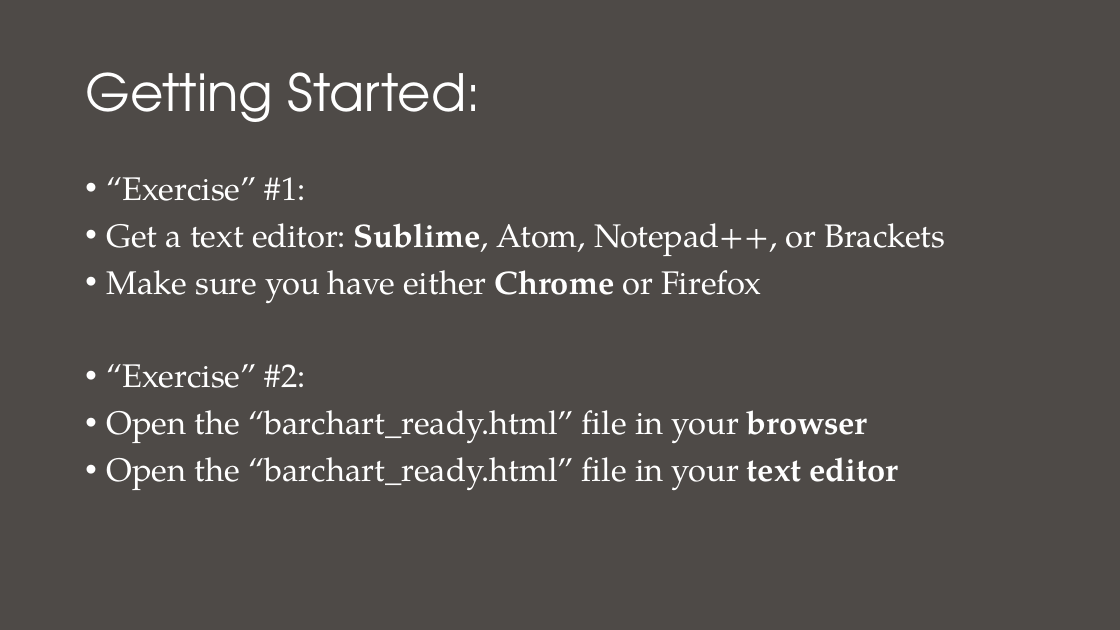
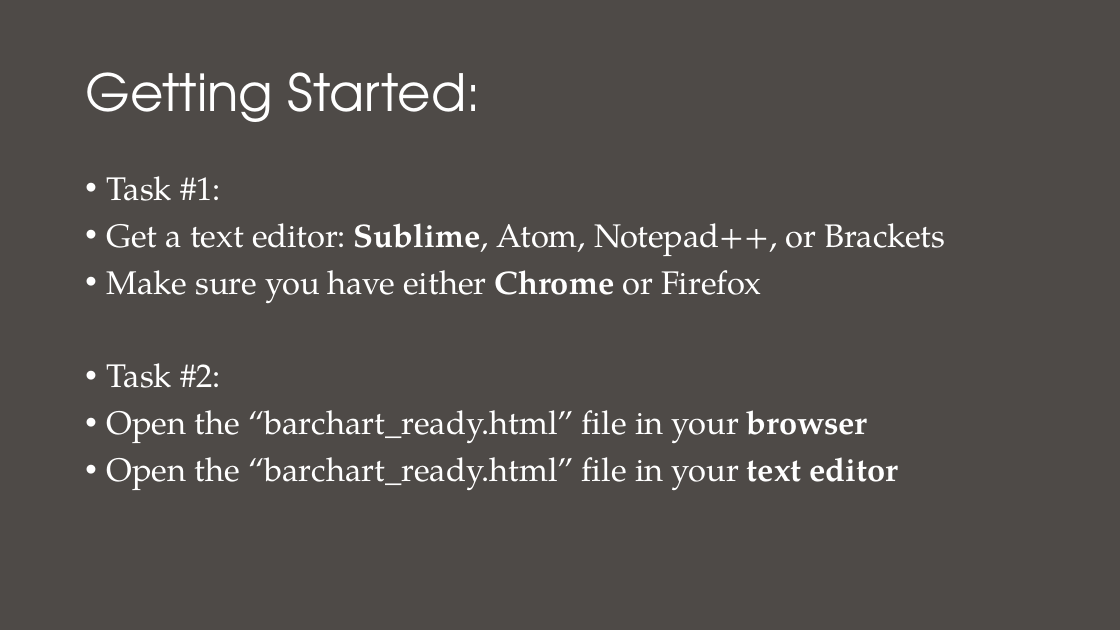
Before and after one commit to nuitrcs/Intro_to_d3_workshop, a slide deck: slide 3 of Introduction to D3.pptx (slide 15 before the commit). Drawn at 1120x630 pixels with LibreOffice and Linux fonts; fonts in the diff are those of the drawing. Boxes give left, top, right and bottom in pixels: in the first picture for what was removed or moved away, otherwise in the second. Text is boxed around its words. In the diff, an @@ line names an element or a change of style, - is before the commit and + after.

```diff
--- a/Introduction to D3.pptx
+++ b/Introduction to D3.pptx
@@ text at (106, 176, 221, 201): text changed @@
-• “Exercise” #1:
+• Task #1:
@@ text at (106, 363, 221, 388): text changed @@
-• “Exercise” #2:
+• Task #2:
```
Also in this commit, not shown: 7 other slides changed, 6 slides added, 3 other files.
